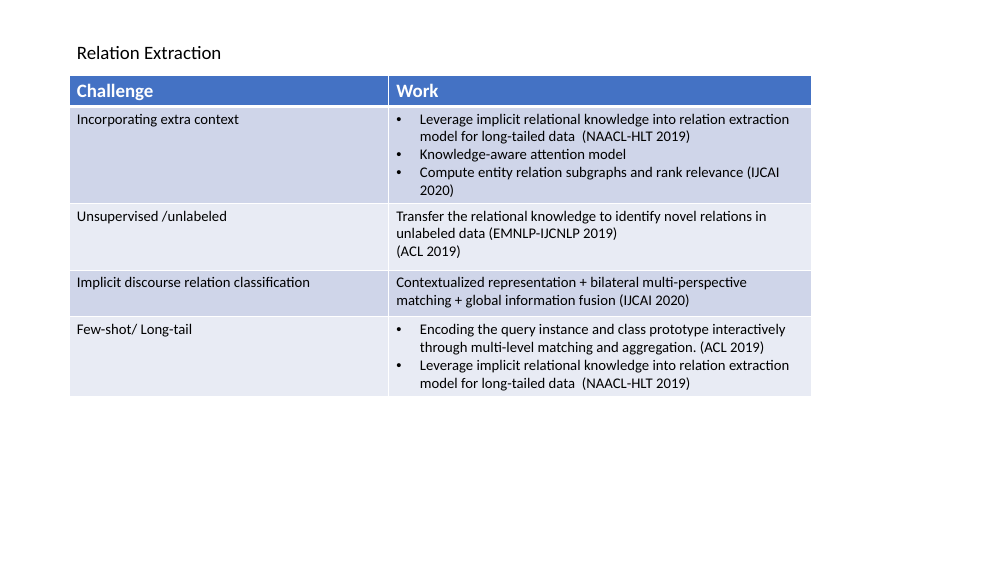
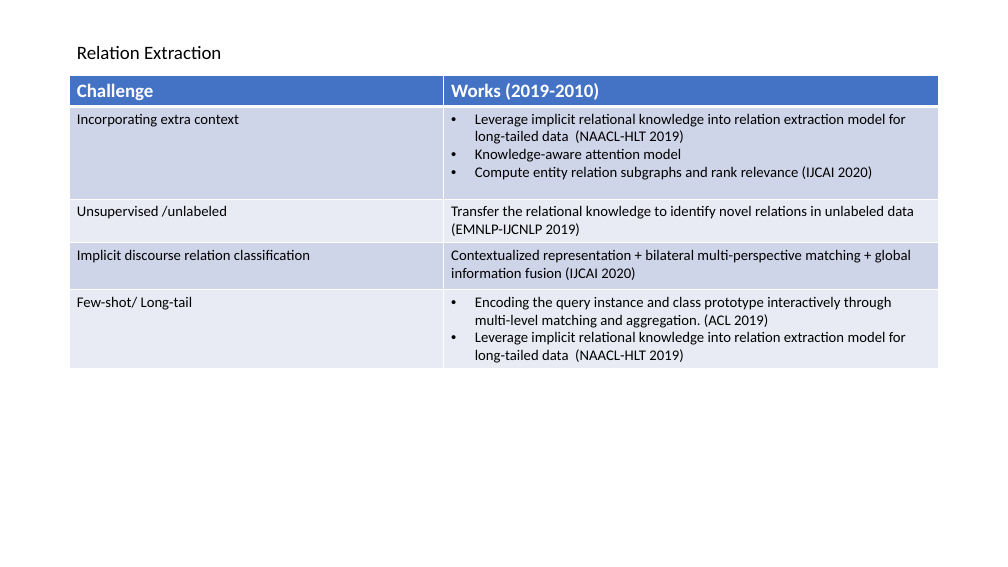
Before and after one commit to sylviawangfr/KGpaper, a slide deck: slide 5 of Presentation2.pptx. Drawn at 1008x567 pixels with LibreOffice and Linux fonts; fonts in the diff are those of the drawing. Boxes give left, top, right and bottom in pixels: in the first picture for what was removed or moved away, otherwise in the second. Text is boxed around its words. In the diff, an @@ line names an element or a change of style, - is before the commit and + after.

```diff
--- a/Presentation2.pptx
+++ b/Presentation2.pptx
@@ table at (70, 76, 939, 367) @@
-row 1, column 2: Work
+row 1, column 2: Works (2019-2010)
-row 3, column 2: Transfer the relational knowledge to identify novel relations in unlabeled data (EMNLP-IJCNLP 2019) / (ACL 2019)
+row 3, column 2: Transfer the relational knowledge to identify novel relations in unlabeled data (EMNLP-IJCNLP 2019)
@@ table: place and size @@
-table at (70, 76, 812, 395)
+table at (70, 76, 939, 367)
```
Also in this commit, not shown: 3 other slides changed, 2 slides added, 1 slide removed, 1 other file.
